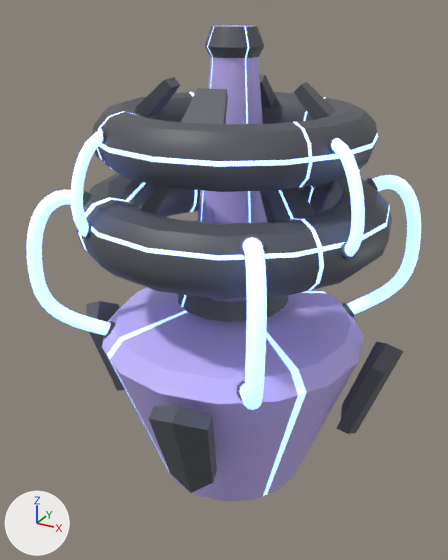
The FBX model Assets/models/towers/tesla.fbx as it was, and as the next commit left it.
Both versions are drawn from a 50 mm camera at (10.85, -6.53, 6.02) aimed at (7.3, -0.07, 2.79). Lighting does not change. The marker at lower left points along +X, +Y and +Z. Where no turn or scale is listed for an object, it has been applied to the vertices.

The first picture shows 'BezierCurve.004'.
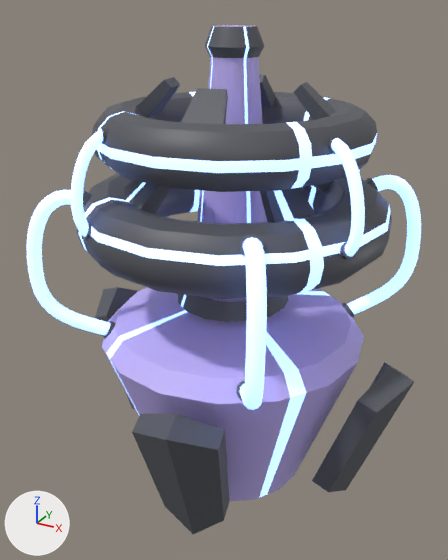
Boxes [x1, y1, x2, y2] around the edits, measured in the pictures (448 x 560 px; the box of a moved part takes in the faces that stretch with it):
'BezierCurve.004', reshaped (7% taller): before [26, 25, 421, 502]; after [26, 25, 421, 534]
part 1 of me_beziercurve_001, moved or reshaped: before [148, 406, 217, 493]; after [132, 414, 229, 534]
part 2 of me_beziercurve_001, added: after [312, 362, 414, 492]
part 3 of me_beziercurve_001, added: after [95, 287, 138, 409]
part 4 of me_beziercurve_001, deleted: before [337, 342, 404, 434]
part 5 of me_beziercurve_001, deleted: before [86, 301, 125, 391]
part 6 of me_beziercurve_001, moved or reshaped: [102, 25, 339, 499] in both

The edits, one by one:
me_beziercurve_001 is used by ob_beziercurve_004; location (7.4, 0.04, 3.62).
me_beziercurve_001 had 3216 vertices, 3090 faces and spanned x -2.17..2.16, y -2.22..2.24, z -3.62..2.22.
me_beziercurve_001 now has 3216 vertices, 3090 faces and spans x -2.42..2.42, y -2.38..2.4, z -3.62..2.22.
me_beziercurve_001 part 1: the loose piece of 12 vertices spanning x 0.02..0.72, y -2.2..-1.46, z -2.86..-1.45 is scaled about its middle by 1.45, then moved by (0.01, -0.01, -0.36).
me_beziercurve_001 part 2: the loose piece of 12 vertices spanning x 0.02..0.72, y -2.2..-1.46, z -2.86..-1.45 is copied, and the copy is turned 76.4 degrees about the z axis through its middle and scaled by 1.45, then moved by (1.51, 1.77, -0.36); it spans x 1.39..2.42, y -0.6..0.39, z -3.54..-1.49.
me_beziercurve_001 part 3: the loose piece of 12 vertices spanning x 0.02..0.72, y -2.2..-1.46, z -2.86..-1.45 is copied, and the copy is turned -106.6 degrees about the z axis through its middle and scaled by 1.45, then moved by (-2.25, 1.99, -0.36); it spans x -2.42..-1.37, y -0.29..0.71, z -3.54..-1.49.
me_beziercurve_001 part 4: the loose piece of 12 vertices spanning x 1.41..2.16, y -0.01..0.69, z -2.87..-1.44 is deleted.
me_beziercurve_001 part 5: the loose piece of 12 vertices spanning x -2.17..-1.43, y -0.77..-0.07, z -2.88..-1.43 is deleted.
Part 6, on me_beziercurve_001:
7 vertices in x 0.84..1.02, y 1.22..1.49, z -1.35..1.21 move by (0.08, -0.05, 0.0).
7 vertices in x 0.82..0.96, y -0.72..-0.63, z -0.15..1.33 move by (-0.04, -0.06, 0.0).
6 vertices in x -0.97..-0.6, y 0.36..0.66, z -1.07..1.21 move by (0.03, 0.05, 0.0).
5 vertices in x -1.08..-0.82, y 0.51..0.74, z -3.62..1.33 move by (0.04, 0.06, 0.0).
5 vertices in x -1.39..-1.28, y 0.91..0.96, z -0.29..1.21 move by (0.05, 0.08, 0.0).
5 vertices in x 1.22..1.38, y -1.02..-0.91, z -1.35..0.43 move by (-0.05, -0.08, 0.0).
135 vertices move from x -1.9..1.88, y -1.92..1.85, z -3.62..2.22 to x -1.91..1.89, y -1.94..1.87, z -3.62..2.22.
